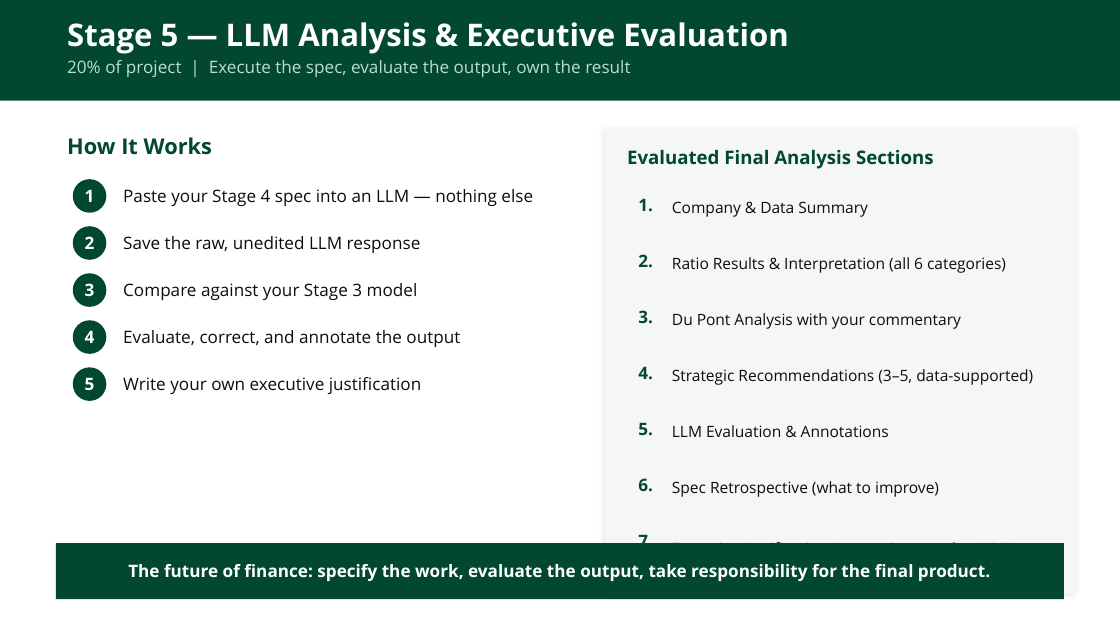
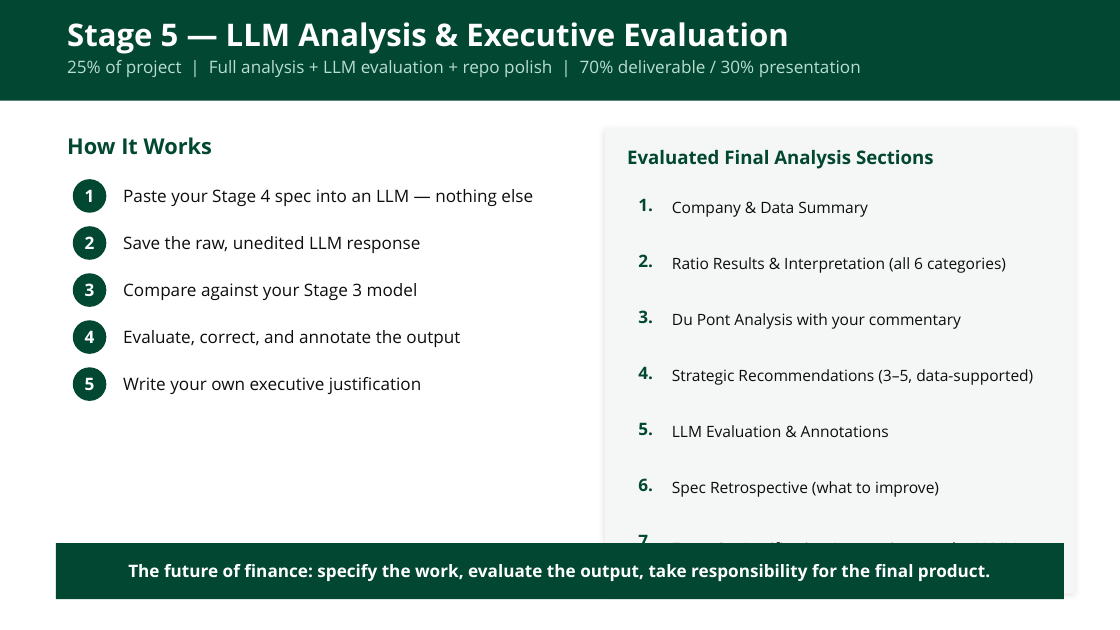
Before and after one commit to adamwstauffer/shidler, a slide deck: slide 10 of courses/BUS-629-VEMBA-International-Corporate-Finance/BUS629_AI_Ratios_Project.pptx. Drawn at 1120x630 pixels with LibreOffice and Linux fonts; fonts in the diff are those of the drawing. Boxes give left, top, right and bottom in pixels: in the first picture for what was removed or moved away, otherwise in the second. Text is boxed around its words. In the diff, an @@ line names an element or a change of style, - is before the commit and + after.

```diff
--- a/courses/BUS-629-VEMBA-International-Corporate-Finance/BUS629_AI_Ratios_Project.pptx
+++ b/courses/BUS-629-VEMBA-International-Corporate-Finance/BUS629_AI_Ratios_Project.pptx
@@ text at (x1=67, y1=60, x2=861, y2=77): text changed @@
-20% of project | Execute the spec, evaluate the output, own the result
+25% of project | Full analysis + LLM evaluation + repo polish | 70% deliverable / 30% presentation
```
Also in this commit, not shown: 6 other slides changed.
